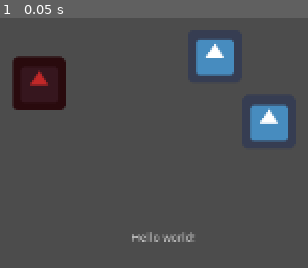
Above: before the commit, frame 1.
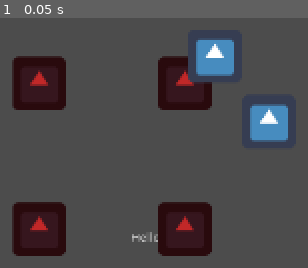
Above: after the commit, the same moment.

Repository: studio-hungus/habitile
Game: Godot game, scene res://Game/Game.tscn
The game is run twice, just before and just after one commit, with the same random seed, the same clock (stepped at 60 frames per second) and the same inputs. The engine's default icon, where the game draws it, is replaced by a stand-in: a white triangle on a blue panel in a dark square.
Inputs:
- Up to frame 1 (0.05 s): no input

The runs differ from the first frame. In frame 1, 10% of the frame differs, in the area x 3-69%, y 15-96%.

Commit message:
Add board layout generator

Diff:
--- a/project/Board/Board.gd
+++ b/project/Board/Board.gd
@@ -1,11 +1,27 @@
 extends Node2D
 
-export var width := 1
-export var height := 1
+var empty_space := load("res://Board/EmptySpace/EmptySpace.tscn")
+
+export var width := 2
+export var height := 2
+
+var spaces := []
+
 
 func _ready():
-	pass
+	for x in width:
+		for y in height:
+			_add_node(x, y)
 
 
+func _add_node(x, y):
+	var new_empty_space = empty_space.instance()
+
+	new_empty_space.position.x = x * 175
+	new_empty_space.position.y = y * 175
+
+	spaces.append(new_empty_space)
+	add_child(new_empty_space)
+
 func get_empty_spaces()-> Array:
-	return [$EmptySpace]
+	return spaces
--- a/project/Board/Board.tscn
+++ b/project/Board/Board.tscn
@@ -1,9 +1,6 @@
-[gd_scene load_steps=3 format=2]
+[gd_scene load_steps=2 format=2]
 
 [ext_resource path="res://Board/Board.gd" type="Script" id=1]
-[ext_resource path="res://Board/EmptySpace/EmptySpace.tscn" type="PackedScene" id=2]
 
 [node name="Board" type="Node2D"]
 script = ExtResource( 1 )
-
-[node name="EmptySpace" parent="." instance=ExtResource( 2 )]
--- a/project/Game/Game.gd
+++ b/project/Game/Game.gd
@@ -8,7 +8,7 @@
 	for tile in $Tiles.get_children():
 		tile.connect("pressed", self, "_on_Tile_pressed", [tile])
 
-func _physics_process(delta):
+func _physics_process(_delta):
 	var current_mouse_position = get_global_mouse_position()
 
 	if pressed_tile != null:
--- a/project/Tile/Tile.gd
+++ b/project/Tile/Tile.gd
@@ -12,7 +12,7 @@
 	return rect.has_point(mouse_position)
 
 
-func _on_Area2D_input_event(viewport, event, shape_idx):
+func _on_Area2D_input_event(_viewport, event, _shape_idx):
 	if event is InputEventMouseButton:
 		if event.is_pressed():
 			emit_signal("pressed")
